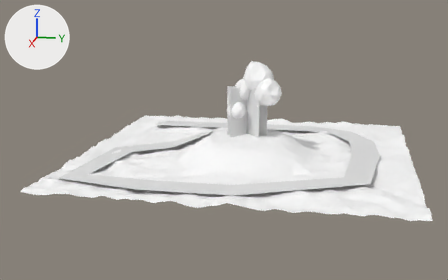
One commit to the glTF model assets/models/endings/forest-swing.glb: the scene before it, then after it.
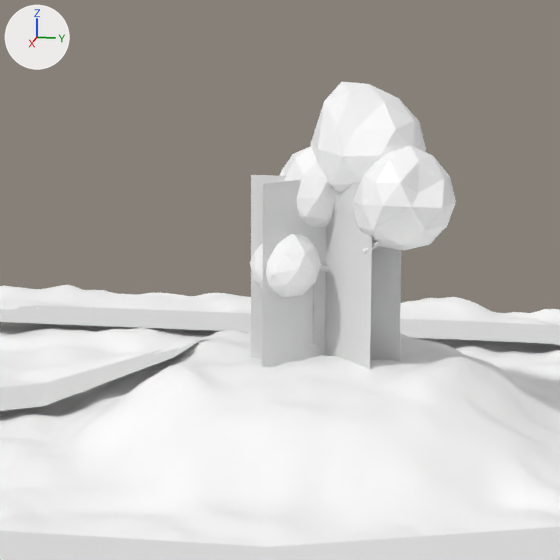
Each version is shown whole from a camera (50 mm lens) standing at (44.8, 7.21, 12.08) and looking at (0.86, -1.58, 1.1), then close up on the part from 36% to 69% of the width and 14% to 67% of the height. Lighting does not change. The marker at upper left points along +X, +Y and +Z. The older version's two pictures come first. Where no turn or scale is listed for an object, it has been applied to the vertices.

The first close-up shows 'Ground_ForestClearing', 'PathBoundary', 'TreeCard_Template', 'Tree_Hero' and 1 more.
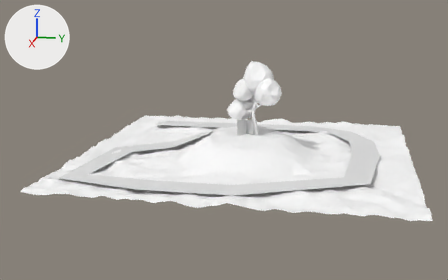
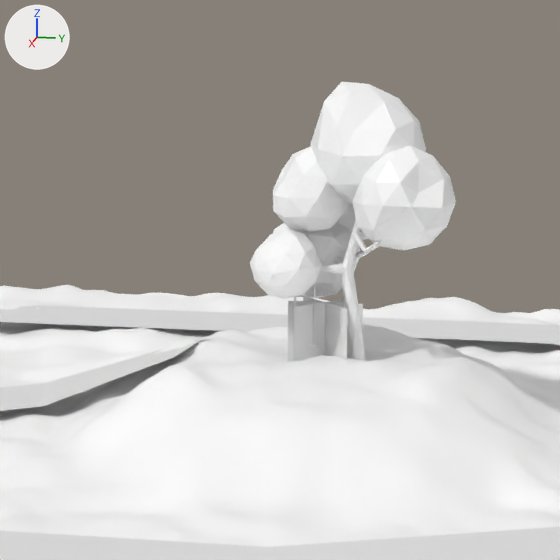
Diff of the bpy script that builds the scene:
```diff
--- a/assets/models/endings/forest-swing.glb.py
+++ b/assets/models/endings/forest-swing.glb.py
@@ ob_treecard_template @@
 ob_treecard_template.rotation_euler = (1.571, 0.0, 0.785)  # degrees (90, 0, 45)
+ob_treecard_template.scale = (0.5, 0.5, 0.5)
```

Boxes [x1, y1, x2, y2] around the edits, measured in the close-ups (560 x 560 px):
'TreeCard_Template', rescaled
    before: [251, 175, 401, 370]
    after: [288, 296, 363, 361]
